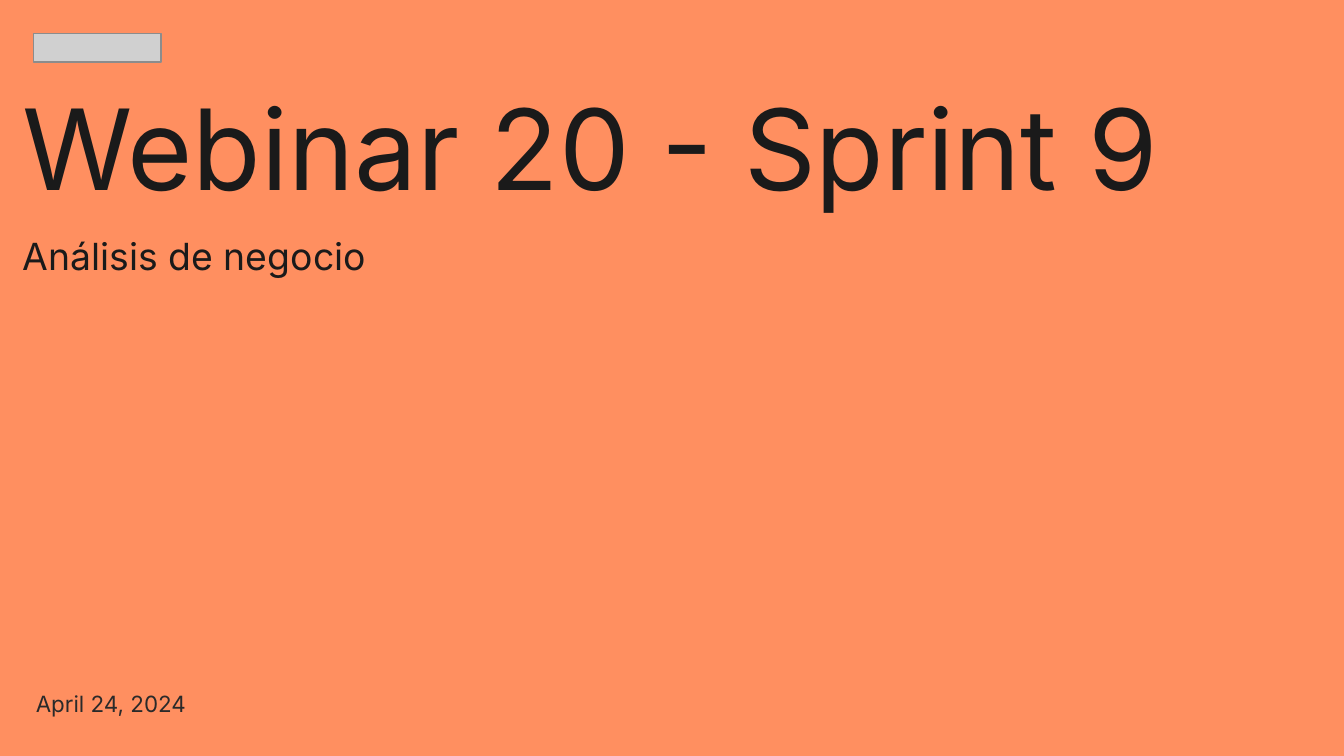
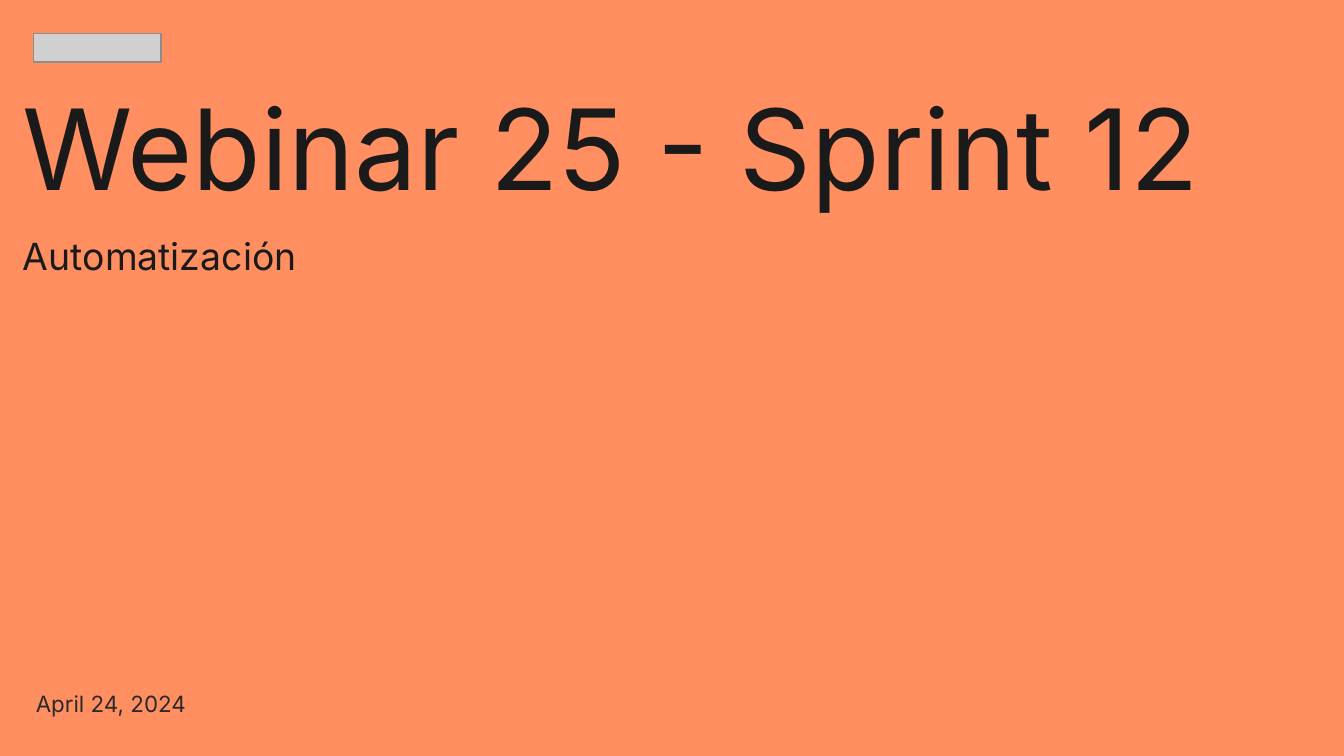
Before and after one commit to ljpiere/data_python_classes, a slide deck: slide 1 of DA/Webinar 25 - Sprint 12 - AutomaM1M2/Webinar_25.pptx. Drawn at 1344x756 pixels with LibreOffice and Linux fonts; fonts in the diff are those of the drawing; grey boxes stand for pictures. Boxes give left, top, right and bottom in pixels: in the first picture for what was removed or moved away, otherwise in the second. Text is boxed around its words. In the diff, an @@ line names an element or a change of style, - is before the commit and + after.

```diff
--- a/DA/Webinar 25 - Sprint 12 - AutomaM1M2/Webinar_25.pptx
+++ b/DA/Webinar 25 - Sprint 12 - AutomaM1M2/Webinar_25.pptx
@@ title at (23, 106, 1199, 271): text changed @@
-Webinar 20 - Sprint 9
-Análisis de negocio
+Webinar 25 - Sprint 12
+Automatización
```
Also in this commit, not shown: 4 other slides changed, 2 slides added.
